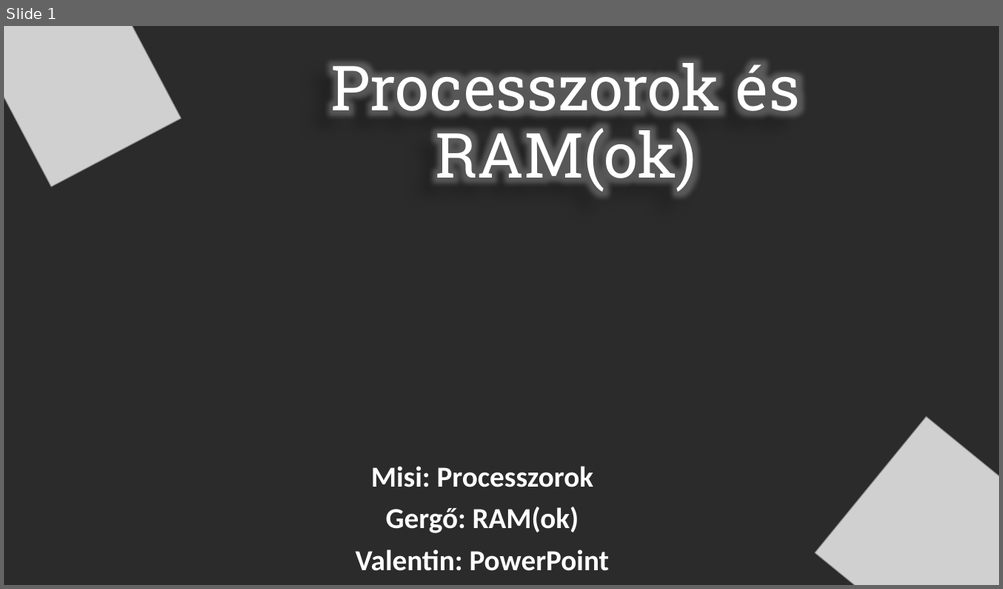
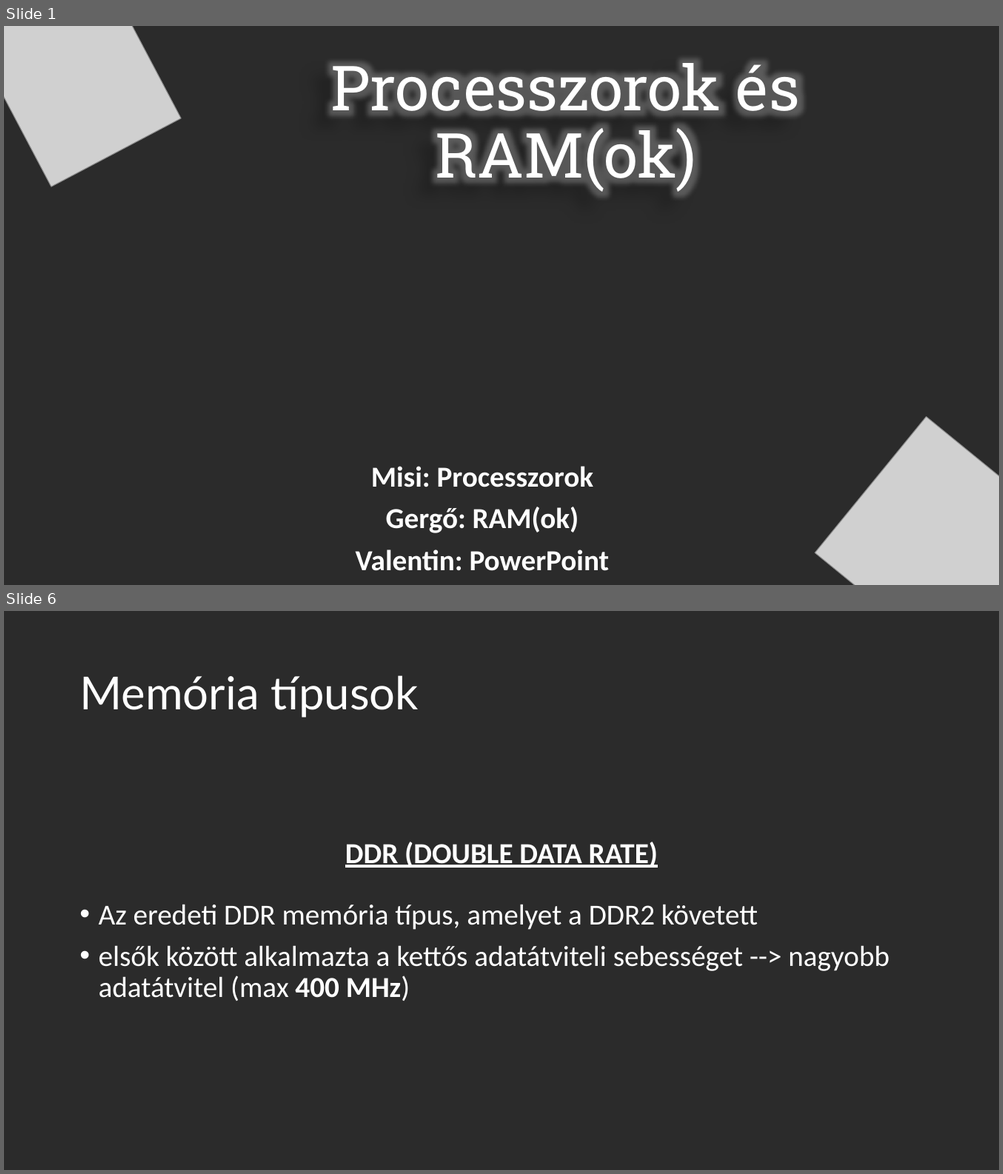
Before and after one commit to OsziMisi/Jozsika, a slide deck: processzor + memoria.pptx. Shown one above the other, each under a label of ours: slide 1 before the commit, slides 1 and 6 after it; the slides between them are not shown. The pictures are 1003x589 and 1003x1174 pixels, drawn with LibreOffice and Linux fonts; fonts in the diff are those of the drawing; grey boxes stand for pictures; background and template pictures are left out; a plain dark background stands for a picture behind light text. Boxes give left, top, right and bottom in pixels: in the first picture for what was removed or moved away, otherwise in the second. Text is boxed around its words. In the diff, an @@ line names an element or a change of style, - is before the commit and + after.

Commit message:
Információk a RAM típusokról 1. felvonás (PPT)

```diff
--- a/processzor + memoria.pptx
+++ b/processzor + memoria.pptx
@@ slide 6 added at (4, 611, 999, 1170), background picture (left out) @@
@@ title added at (79, 675, 418, 718), 44 pt, text #FFFFFF @@
+Memória típusok
@@ text added at (345, 842, 657, 868), 28 pt, text #FFFFFF, bold, underline @@
+DDR (DOUBLE DATA RATE)
@@ text added at (99, 904, 889, 1001), 28 pt, text #FFFFFF @@
+• Az eredeti DDR memória típus, amelyet a DDR2 követett
+• elsők között alkalmazta a kettős adatátviteli sebességet --> nagyobb adatátvitel (max 400 MHz)
```
Also in this commit, not shown: 7 other slides added.
